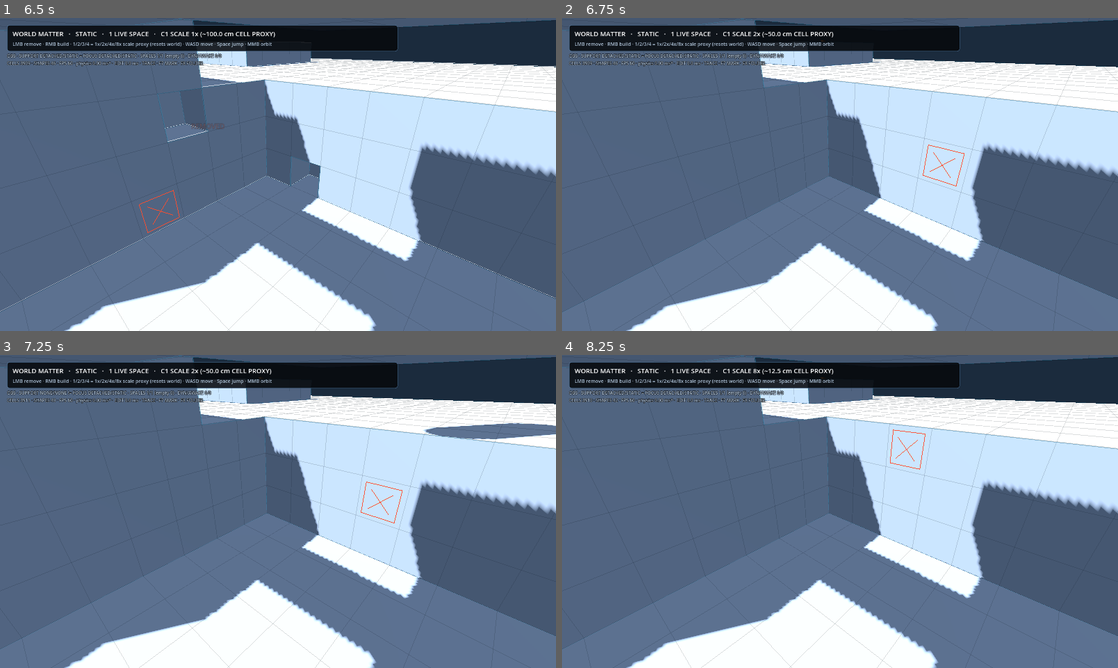
Above: before the commit, frames 1-4 (two rows, left to right).
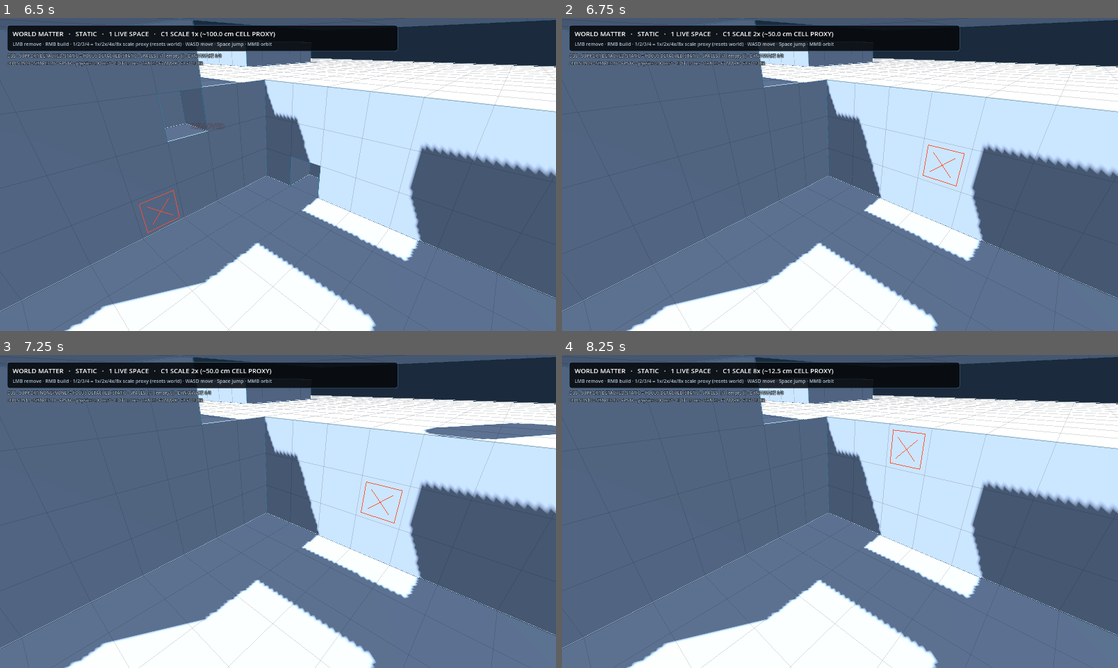
Above: after the commit, the same moments.

Repository: Jozzpoly/FrameMatter-Lab
Game: Godot game, scene res://p1/recovery_main.tscn
Two runs of this game, one before a commit and one after it. Both use one fixed random seed, a clock stepped at 60 frames per second and the inputs below.
Inputs (mouse positions are in pixels of both pictures, inside the frame that each line leads up to):
- Up to frame 1 (6.5 s): tap Enter at 0.5 s; move the mouse to (400, 158) at 0.52 s; press the mouse at (400, 158) at 0.53 s; hold D (p1_move_right) 0.53-1.25 s; tap Space (p1_jump) at 0.77, 3.77 s; release the mouse at (400, 158) at 1.25 s; drag from (166, 190) to (250, 237) at 1.27 s; move the mouse to (333, 105) at 2.02 s; hold D (p1_move_right) 2.03-2.75 s; hold K (p1_recover) 2.03-2.75 s; tap R (p1_reset) at 2.75, 5 s; drag from (250, 237) to (111, 127) at 2.77 s; move the mouse to (444, 221) at 3.52 s; hold A (p1_move_left) 3.53-4.25 s; tap F at 3.6 s; tap Home (p1_camera_reset) at 4.25 s; drag from (111, 127) to (194, 96) at 4.27 s; move the mouse to (305, 174) at 5.02 s; hold S (p1_move_back) 5.03-5.75 s; tap C at 5.1 s; click (305, 174) at 5.17 s; drag from (194, 96) to (166, 190) at 5.77 s
- Up to frame 2 (6.75 s): move the mouse to (962, 158) at 6.52 s; hold W (p1_move_forward) from 6.53 s (still down); tap 2 at 6.6 s
- Up to frame 3 (7.25 s): keep holding W (p1_move_forward); tap Space (p1_jump) at 6.77 s
- Up to frame 4 (8.25 s): release W (p1_move_forward) at 7.25 s; drag from (728, 527) to (812, 574) at 7.27 s; move the mouse to (895, 442) at 8.02 s; hold S (p1_move_back) from 8.03 s (still down); tap 4 at 8.1 s

Frame 1 is identical in both runs. In frame 2, 0.2% of the frame differs, in the area x 0-100%, y 12-94%; in frame 3, 0.3%; in frame 4, 0.2%.
Error in both runs: Invalid call. Nonexistent function 'get_global_transform_interpolated' in base 'Node3D (SpaceQueryCharacter)'. (res://p1/camera_rig.gd:158)

Commit message:
Make recovery world reset lifecycle-safe

Diff:
--- a/p1/recovery_main.gd
+++ b/p1/recovery_main.gd
@@ -152,17 +152,29 @@
 	_recovery_anchor_cells_current.clear()
 	for anchor_cell in RECOVERY_ANCHOR_CELLS:
 		_recovery_anchor_cells_current.append(anchor_cell)
+
+	# World replacement is a lifecycle transaction. Clear every consumer-facing
+	# typed reference before registry callbacks or old Space nodes can retire.
+	_focus_space = null
+	_recovery_demo_space = null
+	_recovery_world_space = null
+	if _player != null:
+		_player.clear_support_for_world_reset()
+	if _camera_rig != null:
+		_camera_rig.set_context_target(null)
+	var state_presentation := get_node_or_null("P1MatterStatePresentation") as P1MatterStatePresentation
+	if state_presentation != null:
+		state_presentation.set_focus_space(null)
+
 	_registry.clear()
 	for child in $Spaces.get_children():
 		child.free()
 
-	_recovery_demo_space = null
 	_recovery_world_space = _build_world_matter_space()
 	# Presentation granularity is intentionally decoupled from physics-provider
 	# granularity. Edge 7 won the spatial/lifecycle tradeoff while the static
 	# physics provider remains edge 8 to avoid collision-shape inflation.
 	var surface_grid := get_node_or_null("P1MatterSurfaceGrid") as P1MatterSurfaceGrid
-	var state_presentation := get_node_or_null("P1MatterStatePresentation") as P1MatterStatePresentation
 	if surface_grid != null:
 		surface_grid.chunk_edge_override = RECOVERY_PRESENTATION_CHUNK_EDGE
 	if state_presentation != null:
